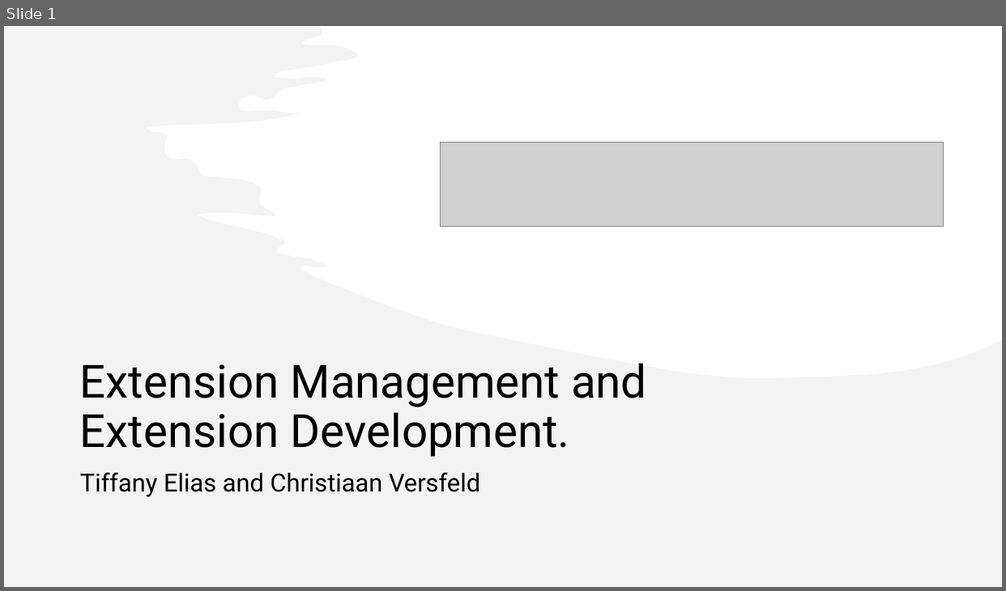
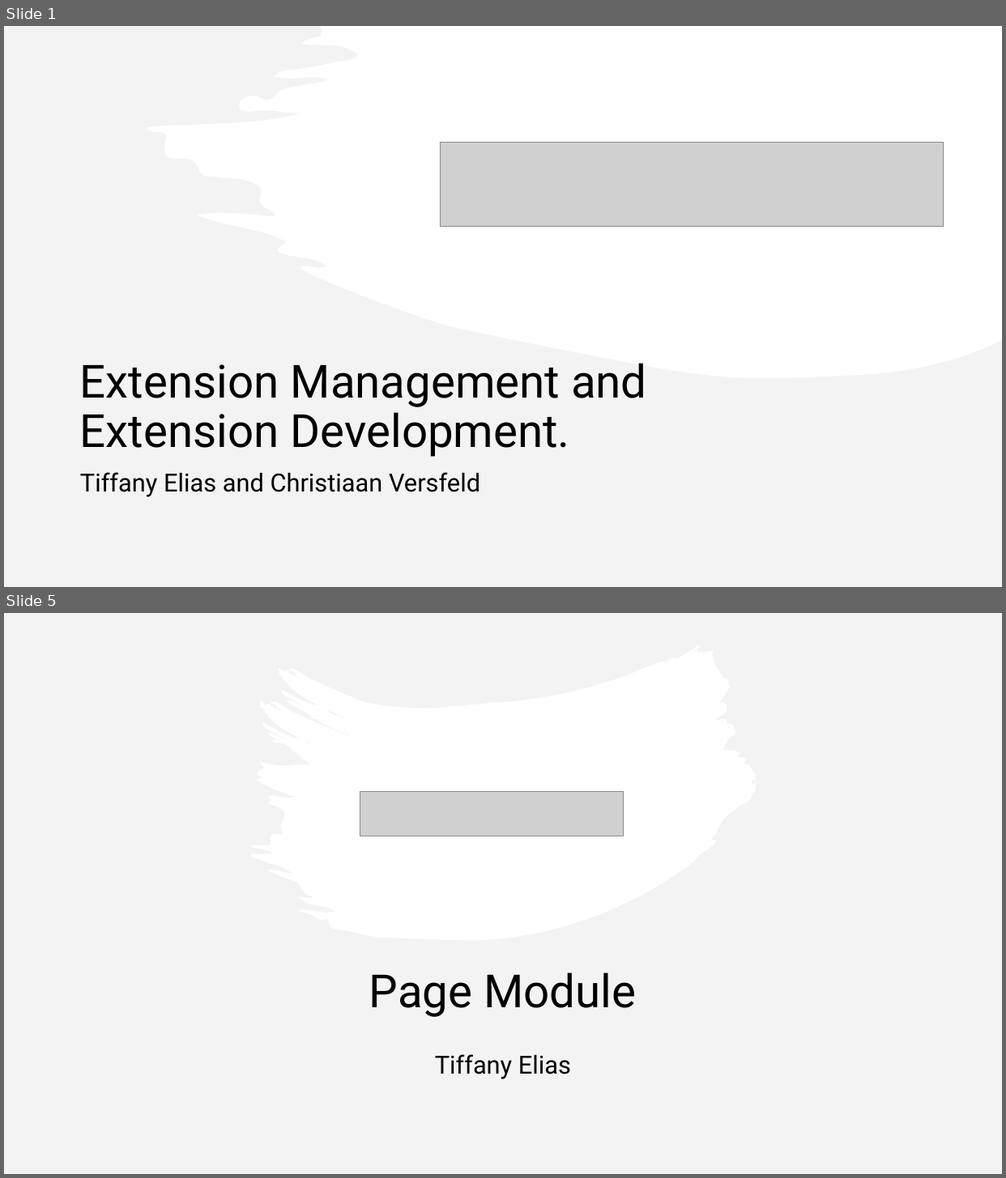
Before and after one commit to ArmadilloV88/NVR-Module-Presentation, a slide deck: Documents/Business Extension Presentation.pptx. Shown one above the other, each under a label of ours: slide 1 before the commit, slides 1 and 5 after it; the slides between them are not shown. The pictures are 1006x591 and 1006x1178 pixels, drawn with LibreOffice and Linux fonts; fonts in the diff are those of the drawing; grey boxes stand for pictures. Boxes give left, top, right and bottom in pixels: in the first picture for what was removed or moved away, otherwise in the second. Text is boxed around its words. In the diff, an @@ line names an element or a change of style, - is before the commit and + after.

```diff
--- a/Documents/Business Extension Presentation.pptx
+++ b/Documents/Business Extension Presentation.pptx
@@ slide 5 added at <box>4,613,1002,1174</box>, background #FFFFFF @@
@@ rectangle added at <box>4,613,1002,1174</box>, fill #FFFFFF @@
@@ freeform shape added at <box>4,613,1002,1174</box>, fill #E8E8E8 at 50% opacity @@
@@ picture added at <box>360,792,624,836</box> @@
@@ title added at <box>369,973,636,1017</box>, 44 pt, text #000000 @@
+Page Module
@@ subtitle added at <box>435,1054,571,1080</box>, 24 pt, text #000000 @@
+Tiffany Elias
```
Also in this commit, not shown: 3 other slides added.
